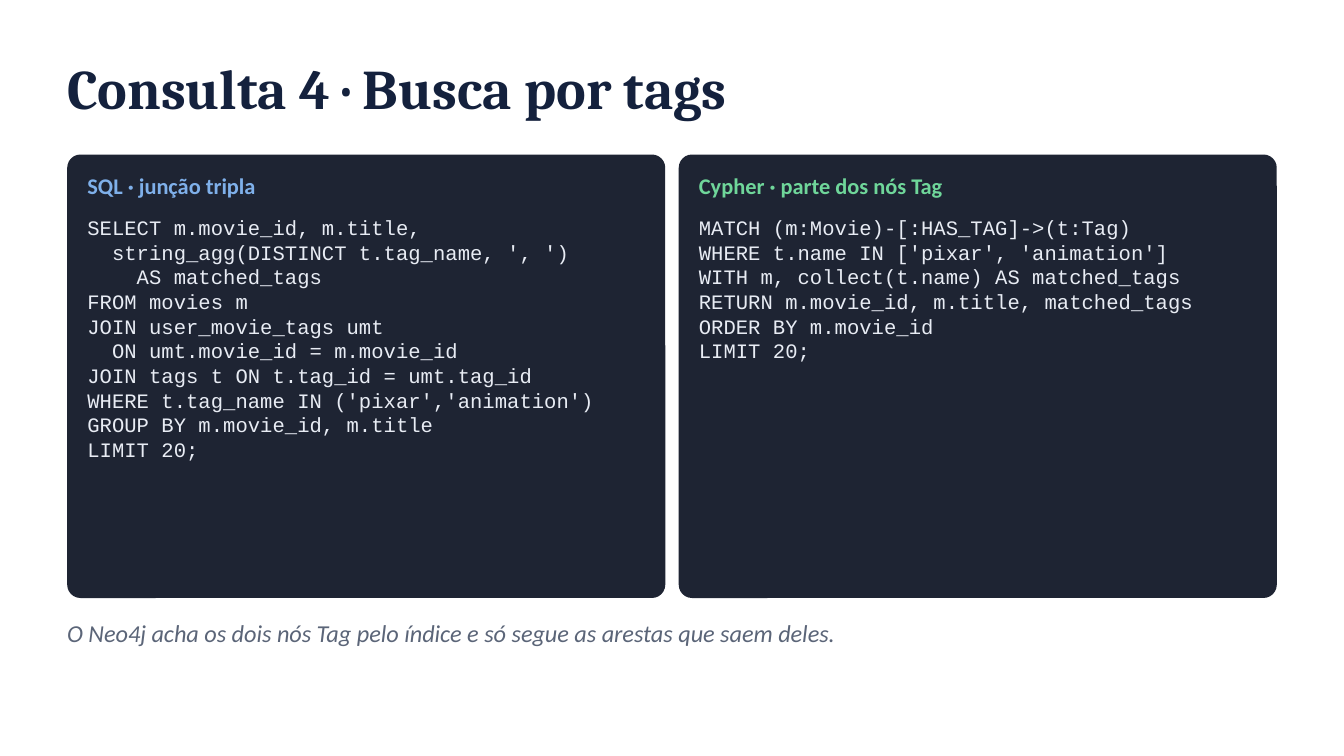
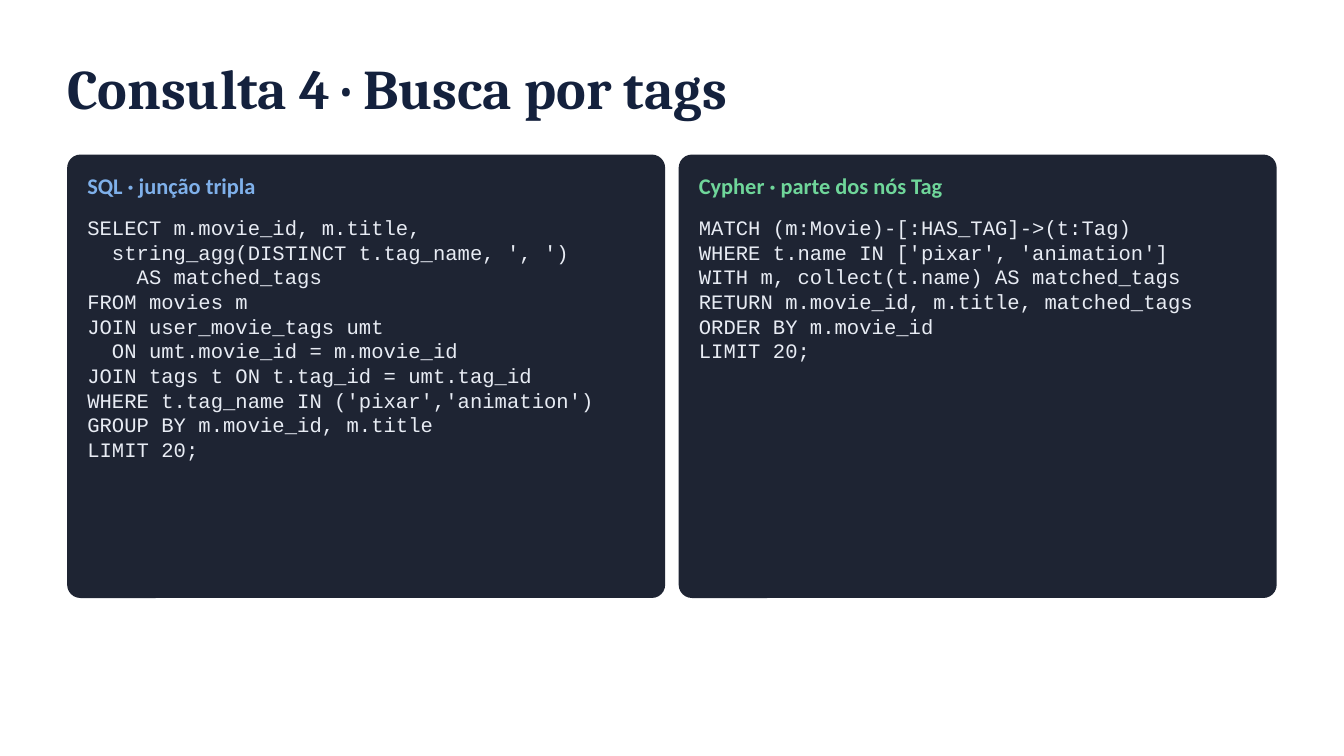
Before and after one commit to FineiasAntonio/BancoDeDados, a slide deck: slide 9 of docs/apresentacao.pptx (slide 10 before the commit). Drawn at 1344x756 pixels with LibreOffice and Linux fonts; fonts in the diff are those of the drawing. Boxes give left, top, right and bottom in pixels: in the first picture for what was removed or moved away, otherwise in the second. Text is boxed around its words. In the diff, an @@ line names an element or a change of style, - is before the commit and + after.

```diff
--- a/docs/apresentacao.pptx
+++ b/docs/apresentacao.pptx
@@ text removed at (x1=67, y1=625, x2=835, y2=646) @@
-O Neo4j acha os dois nós Tag pelo índice e só segue as arestas que saem deles.
```
Also in this commit, not shown: 9 other slides changed, 2 slides removed.
